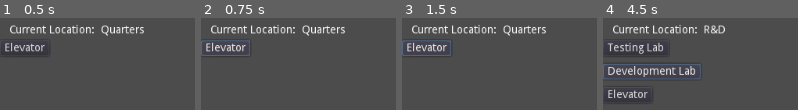
Above: before the commit, frames 1-4 (left to right).
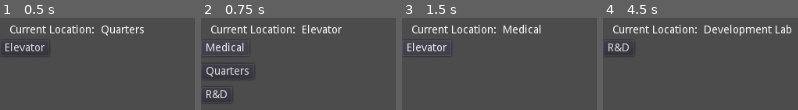
Above: after the commit, the same moments.

Repository: yulianjung/Godot-Audio-Adventure
Game: Godot game, scene res://Scenes/Game.tscn
Same seed, same stepped clock (60 frames per second), same inputs: the game is played once before the commit and once after it.
Inputs (mouse positions are in pixels of both pictures, inside the frame that each line leads up to):
- Up to frame 1 (0.5 s): no input
- Up to frame 2 (0.75 s): click "Elevator" at 0.5 s
- Up to frame 3 (1.5 s): click (425, 48) at 1.25 s, where only the run after the commit has a clickable "Medical"
- Up to frame 4 (4.5 s): tap Enter at 2, 3.5 s; hold Right (ui_right) 2.03-2.78 s; tap Space at 2.75 s; hold Left (ui_left) 2.78-3.53 s; hold Right (ui_right) 3.53-4.25 s; click "Quarters" at 4.25 s

Frame 1 is identical in both runs. In frame 2, 4.7% of the frame differs, in the area x 0-74%, y 7-92%; in frame 3, 2.0%; in frame 4, 8.0%, in the area x 0-97%, y 7-92%.

Commit message:
Implemented button signals for navigation

Diff:
--- a/Scenes/Game.tscn
+++ b/Scenes/Game.tscn
@@ -62,9 +62,9 @@
 [node name="Button" type="Button" parent="UserInterface"]
 visible = false
 margin_left = 14.8354
-margin_top = 33.7114
+margin_top = 35.0718
 margin_right = 128.835
-margin_bottom = 55.7114
+margin_bottom = 57.0718
 text = "Test Button"
 __meta__ = {
 "_edit_use_anchors_": false
--- a/Scripts/Game.gd
+++ b/Scripts/Game.gd
@@ -7,6 +7,7 @@
 
 
 #MAIN INPUT LOOP
+# warning-ignore:unused_argument
 func _process(delta: float) -> void:
 
 	#create link to current location
@@ -16,23 +17,23 @@
 	var count = 0
 	for exit in location_node.exits:
 		if (count == 0):
-			print("LEFT FOR "+exit)
+			#print("LEFT FOR "+exit)
 			if Input.is_action_just_released("ui_left"):
 				$Player.change_location(exit)
 				update_gui()
-				print(location_node.introduction)
+				#print(location_node.introduction)
 		if (count == 1):
-			print("UP FOR "+exit)
+			#print("UP FOR "+exit)
 			if Input.is_action_just_released("ui_up"):
 				$Player.change_location(exit)
 				update_gui()
-				print(location_node.introduction)
+				#print(location_node.introduction)
 		if (count == 2):
-			print("RIGHT FOR "+exit)
+			#print("RIGHT FOR "+exit)
 			if Input.is_action_just_released("ui_right"):
 				$Player.change_location(exit)
 				update_gui()
-				print(location_node.introduction)
+				#print(location_node.introduction)
 		count = count + 1
 
 
@@ -64,7 +65,15 @@
 		#button.group = "exits"
 		button.add_to_group("exits")
 		button.text = exit
+		button.connect("pressed", self, "_on_Button_button_up", [exit])
 		#position button appropriatley
 		row_y += 30
 		button.rect_position.y = row_y
 		$UserInterface.add_child(button)
+
+
+
+func _on_Button_button_up( target_location ) -> void:
+	$Player.change_location(target_location)
+	update_gui()
+	pass # Replace with function body.
Not shown, added: Video/godot-intro.mp4
